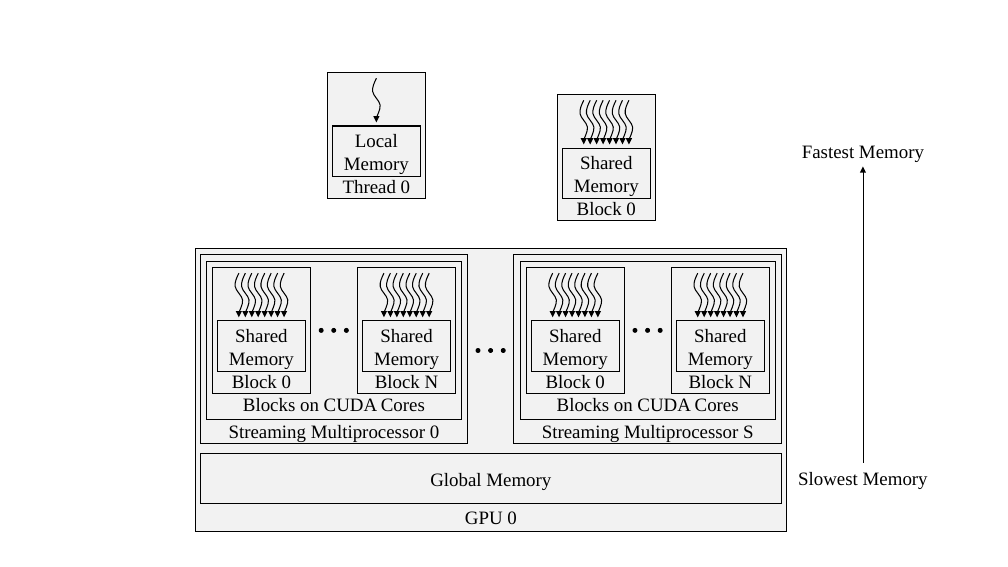
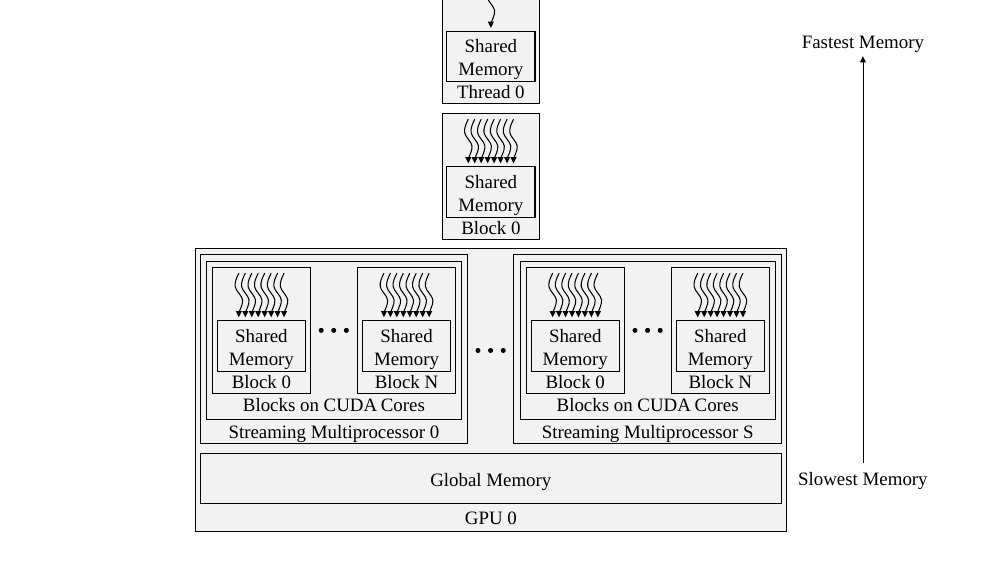
Before and after one commit to jravert88/Thesis, a slide deck: slide 5 of figures/gpu_intro/GPU_intro_Pix.pptx. Drawn at 1008x567 pixels with LibreOffice and Linux fonts; fonts in the diff are those of the drawing. Boxes give left, top, right and bottom in pixels: in the first picture for what was removed or moved away, otherwise in the second. Text is boxed around its words. In the diff, an @@ line names an element or a change of style, - is before the commit and + after.

```diff
--- a/figures/gpu_intro/GPU_intro_Pix.pptx
+++ b/figures/gpu_intro/GPU_intro_Pix.pptx
@@ 1 rectangle, 1 freeform shape, 1 arrow: place and size @@
-1 rectangle, 1 freeform shape, 1 arrow at [327, 73, 425, 199]
+1 rectangle, 1 freeform shape, 1 arrow at [442, 0, 540, 104]
@@ text "Fastest Memory": place and size @@
-text "Fastest Memory" at [802, 145, 924, 162]
+text "Fastest Memory" at [802, 35, 924, 52]
@@ rectangle added at [447, 32, 535, 82], fill #F2F2F2, outline #000000 1 pt, 18 pt, text #000000 @@
+Shared
+Memory
@@ arrow moved from (864, 166) - (864, 463) to (864, 56) - (864, 463) @@
@@ rectangle removed at [333, 126, 421, 177] @@
-Local
-Memory
@@ 8 freeform shapes, 8 arrows, 2 rectangles: place and size @@
-8 freeform shapes, 8 arrows, 2 rectangles at [557, 95, 655, 221]
+8 freeform shapes, 8 arrows, 2 rectangles at [442, 113, 540, 240]
```
Also in this commit, not shown: 2 slides added, 30 other files.
